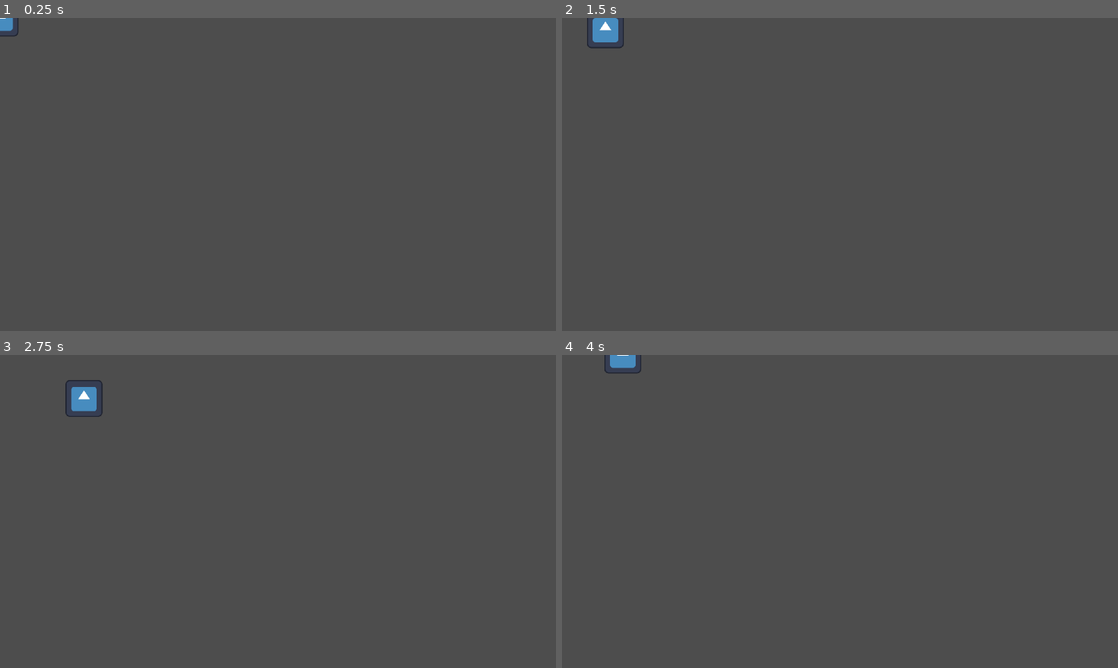
Above: before the commit, frames 1-4 (two rows, left to right).
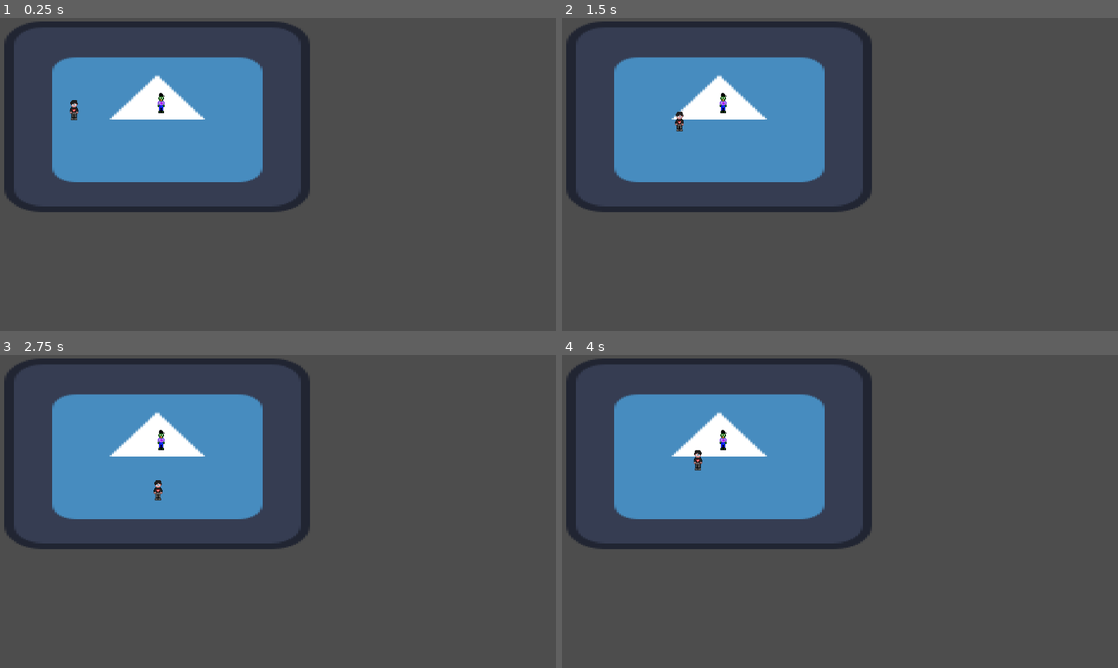
Above: after the commit, the same moments.

Repository: bukabtw/ashes-of-2042
Game: Godot game, scene res://scenes/world/test.tscn
Same seed, same stepped clock (60 frames per second), same inputs: the game is played once before the commit and once after it. Before the commit the project starts from res://scenes/player/player.tscn. The engine's default icon, where the game draws it, is replaced by a stand-in: a white triangle on a blue panel in a dark square.
Inputs (mouse positions are in pixels of both pictures, inside the frame that each line leads up to):
- Up to frame 1 (0.25 s): no input
- Up to frame 2 (1.5 s): tap Enter at 0.5 s; move the mouse to (962, 158) at 0.52 s; press the mouse at (962, 158) at 0.53 s; hold D (move_right) 0.53-1.28 s; move the mouse to (728, 190) at 1.27 s; release the mouse at (728, 190) at 1.28 s; hold S (move_down) from 1.28 s (still down); click (728, 190) at 1.35 s
- Up to frame 3 (2.75 s): move the mouse to (333, 442) at 2.02 s; release S (move_down) at 2.03 s; press the mouse at (333, 442) at 2.03 s; hold D (move_right) from 2.03 s (still down)
- Up to frame 4 (4 s): move the mouse to (812, 574) at 2.77 s; release D (move_right) at 2.78 s; release the mouse at (812, 574) at 2.78 s; hold W (move_up) 2.78-3.53 s; click (812, 574) at 2.85 s; move the mouse to (1006, 558) at 3.52 s; press the mouse at (1006, 558) at 3.53 s; hold A (move_left) from 3.53 s (still down)

The runs differ from the first frame. In frame 1, 19% of the frame differs, in the area x 0-56%, y 0-62%; in frame 2, 19%; in frame 3, 19%; in frame 4, 19%.

Commit message:
feat(enemies): add zombie

Diff:
--- a/project.godot
+++ b/project.godot
@@ -11,7 +11,7 @@
 [application]
 
 config/name="ashes-of-2042"
-run/main_scene="uid://1liicxweqngc"
+run/main_scene="uid://bch4h5gwfydxc"
 config/features=PackedStringArray("4.5", "Forward Plus")
 config/icon="res://icon.svg"
 
@@ -44,6 +44,11 @@
 "events": [Object(InputEventKey,"resource_local_to_scene":false,"resource_name":"","device":-1,"window_id":0,"alt_press …(193 unchanged characters)…
 ]
 }
+attack={
+"deadzone": 0.2,
+"events": [Object(InputEventMouseButton,"resource_local_to_scene":false,"resource_name":"","device":-1,"window_id":0,"alt_pressed":false,"shift_pressed":false,"ctrl_pressed":false,"meta_pressed":false,"button_mask":1,"position":Vector2(96, 17),"global_position":Vector2(105, 65),"factor":1.0,"button_index":1,"canceled":false,"pressed":true,"double_click":true,"script":null)
+]
+}
 
 [rendering]
 
--- /dev/null
+++ b/scenes/enemies/zombie.tscn
@@ -0,0 +1,19 @@
+[gd_scene load_steps=4 format=3 uid="uid://c48hkbhej1wgp"]
+
+[ext_resource type="Texture2D" uid="uid://cej4j6l3341y7" path="res://assets/models/enemies/zombie.png" id="1_3pt6v"]
+[ext_resource type="Script" uid="uid://cu5wq370imenm" path="res://scripts/enemies/zombie.gd" id="1_gl10n"]
+
+[sub_resource type="RectangleShape2D" id="RectangleShape2D_3pt6v"]
+size = Vector2(27, 64.75)
+
+[node name="Zombie" type="CharacterBody2D"]
+script = ExtResource("1_gl10n")
+
+[node name="Sprite2D" type="Sprite2D" parent="."]
+position = Vector2(7, -35)
+scale = Vector2(1.6249993, 2.2187502)
+texture = ExtResource("1_3pt6v")
+
+[node name="CollisionShape2D" type="CollisionShape2D" parent="."]
+position = Vector2(0.5, -32)
+shape = SubResource("RectangleShape2D_3pt6v")
--- a/scenes/player/player.tscn
+++ b/scenes/player/player.tscn
@@ -1,19 +1,30 @@
-[gd_scene load_steps=4 format=3 uid="uid://1liicxweqngc"]
+[gd_scene load_steps=5 format=3 uid="uid://1liicxweqngc"]
 
 [ext_resource type="Script" uid="uid://dv03by7nb22t8" path="res://scripts/player/player.gd" id="1_8afob"]
-[ext_resource type="Texture2D" uid="uid://jem18j8m52yi" path="res://icon.svg" id="2_dovo2"]
+[ext_resource type="Texture2D" uid="uid://dg85jpxvg4rt6" path="res://assets/models/player/bukabtw.png" id="2_dovo2"]
 
 [sub_resource type="RectangleShape2D" id="RectangleShape2D_dovo2"]
-size = Vector2(129, 130)
+size = Vector2(31.5, 69.75)
+
+[sub_resource type="RectangleShape2D" id="RectangleShape2D_gmlin"]
+size = Vector2(35, 69)
 
 [node name="Player" type="CharacterBody2D"]
 script = ExtResource("1_8afob")
 
 [node name="Sprite2D" type="Sprite2D" parent="."]
+position = Vector2(2.5000029, -28.499996)
+scale = Vector2(1.8529412, 2.3823528)
 texture = ExtResource("2_dovo2")
 
 [node name="CollisionShape2D" type="CollisionShape2D" parent="."]
-position = Vector2(-0.5, 0)
+position = Vector2(2, -35.125)
 shape = SubResource("RectangleShape2D_dovo2")
 
 [node name="PlayerController" type="Node" parent="."]
+
+[node name="AttackRange" type="Area2D" parent="."]
+
+[node name="CollisionShape2D" type="CollisionShape2D" parent="AttackRange"]
+position = Vector2(1, -35)
+shape = SubResource("RectangleShape2D_gmlin")
--- /dev/null
+++ b/scenes/world/test.tscn
@@ -0,0 +1,18 @@
+[gd_scene load_steps=4 format=3 uid="uid://bch4h5gwfydxc"]
+
+[ext_resource type="Texture2D" uid="uid://jem18j8m52yi" path="res://icon.svg" id="1_yokrj"]
+[ext_resource type="PackedScene" uid="uid://c48hkbhej1wgp" path="res://scenes/enemies/zombie.tscn" id="2_ujbsv"]
+[ext_resource type="PackedScene" uid="uid://1liicxweqngc" path="res://scenes/player/player.tscn" id="3_37g75"]
+
+[node name="Test" type="Node2D"]
+
+[node name="Icon" type="Sprite2D" parent="."]
+position = Vector2(543, 341)
+scale = Vector2(8.253905, 5.1406245)
+texture = ExtResource("1_yokrj")
+
+[node name="Zombie" parent="." instance=ExtResource("2_ujbsv")]
+position = Vector2(556, 327)
+
+[node name="Player" parent="." instance=ExtResource("3_37g75")]
+position = Vector2(255, 352)
--- /dev/null
+++ b/scripts/enemies/zombie.gd
@@ -0,0 +1,30 @@
+extends CharacterBody2D
+
+@export var speed: int = 80
+@export var health: int = 30
+var player: Node2D
+
+func _ready():
+	player = get_tree().get_first_node_in_group("player")
+	if randi() % 2 == 0:
+		$Sprite2D.texture = preload("res://assets/models/enemies/zombie.png")
+	else:
+		$Sprite2D.texture = preload("res://assets/models/enemies/zombie2.png")
+
+func _physics_process(_delta):
+	if player == null:
+		return
+
+	var direction = (player.global_position - global_position).normalized()
+	velocity = direction * speed
+
+	# Поворот в сторону игрока
+	if direction.x != 0:
+		$Sprite2D.flip_h = direction.x < 0
+
+	move_and_slide()
+
+func take_damage(damage: int):
+	health -= damage
+	if health <= 0:
+		queue_free()
--- a/scripts/player/player.gd
+++ b/scripts/player/player.gd
@@ -1,16 +1,32 @@
 extends CharacterBody2D
 
 @export var speed: int = 200
+@export var health: int = 100
+@onready var sprite = $Sprite2D
 
-func _physics_process(_delta):
+func _physics_process(delta):
+	# Движение (оставляем как было)
 	var input_dir = Vector2.ZERO
-
 	input_dir.x = Input.get_action_strength("move_right") - Input.get_action_strength("move_left")
 	input_dir.y = Input.get_action_strength("move_down") - Input.get_action_strength("move_up")
 
-
 	if input_dir.length() > 0:
 		input_dir = input_dir.normalized()
+		velocity = input_dir * speed
+		if abs(input_dir.x) > abs(input_dir.y):
+			sprite.flip_h = input_dir.x < 0
+	else:
+		velocity = Vector2.ZERO
 
-	velocity = input_dir * speed
 	move_and_slide()
+
+func _input(event):
+	if event.is_action_pressed("attack"):
+		attack()
+
+func attack():
+	print("Атакую!")
+	var attack_range = $AttackRange
+	for body in attack_range.get_overlapping_bodies():
+		if body.is_in_group("enemies"):
+			body.take_damage(10)
Binary file added: assets/models/enemies/zombie.png
Not shown, added: assets/models/enemies/zombie.png.import
Binary file added: assets/models/enemies/zombie2.png
Not shown, added: assets/models/enemies/zombie2.png.import
Binary file added: assets/models/player/bukabtw.png
Not shown, added: assets/models/player/bukabtw.png.import
Not shown, added: scripts/enemies/zombie.gd.uid
